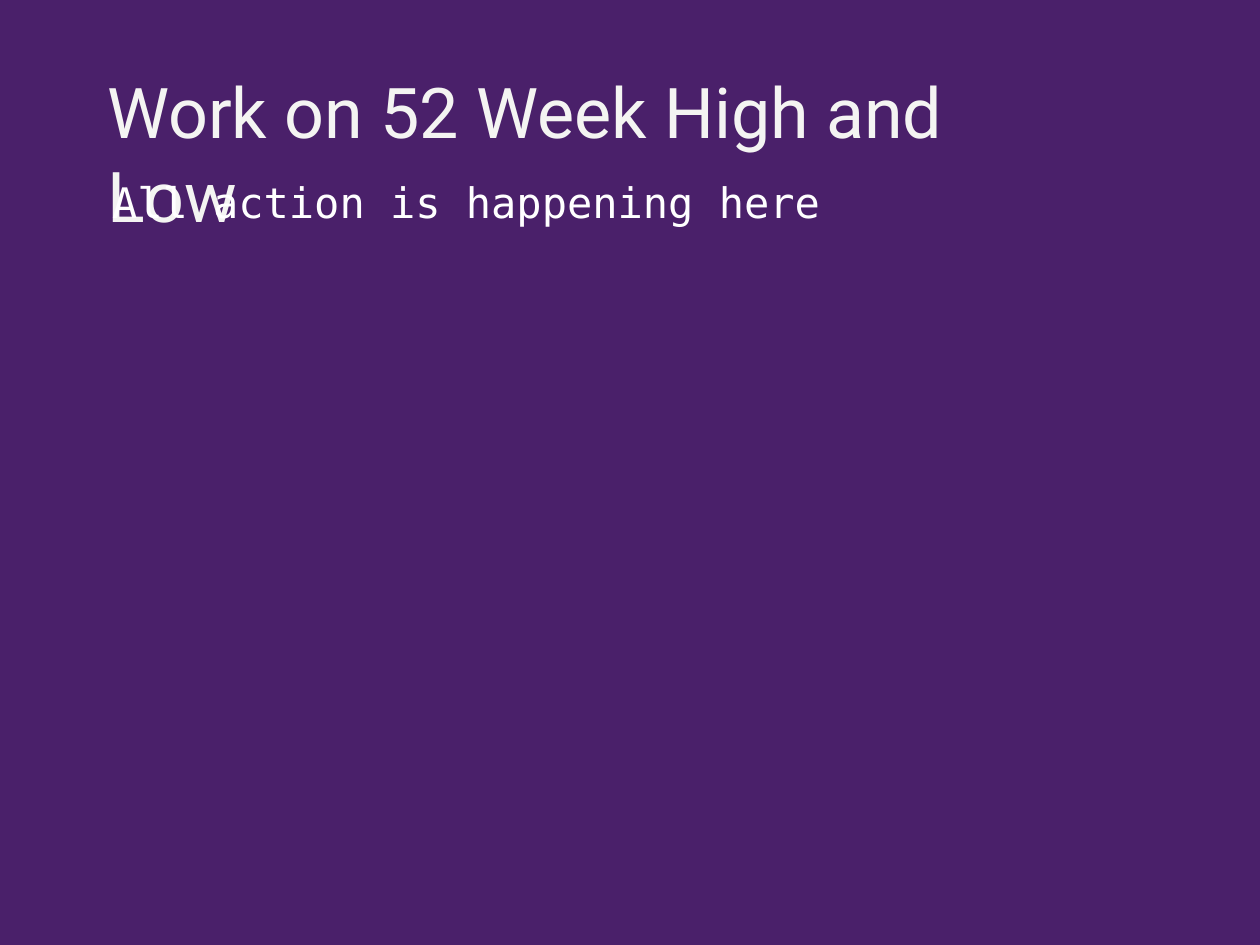
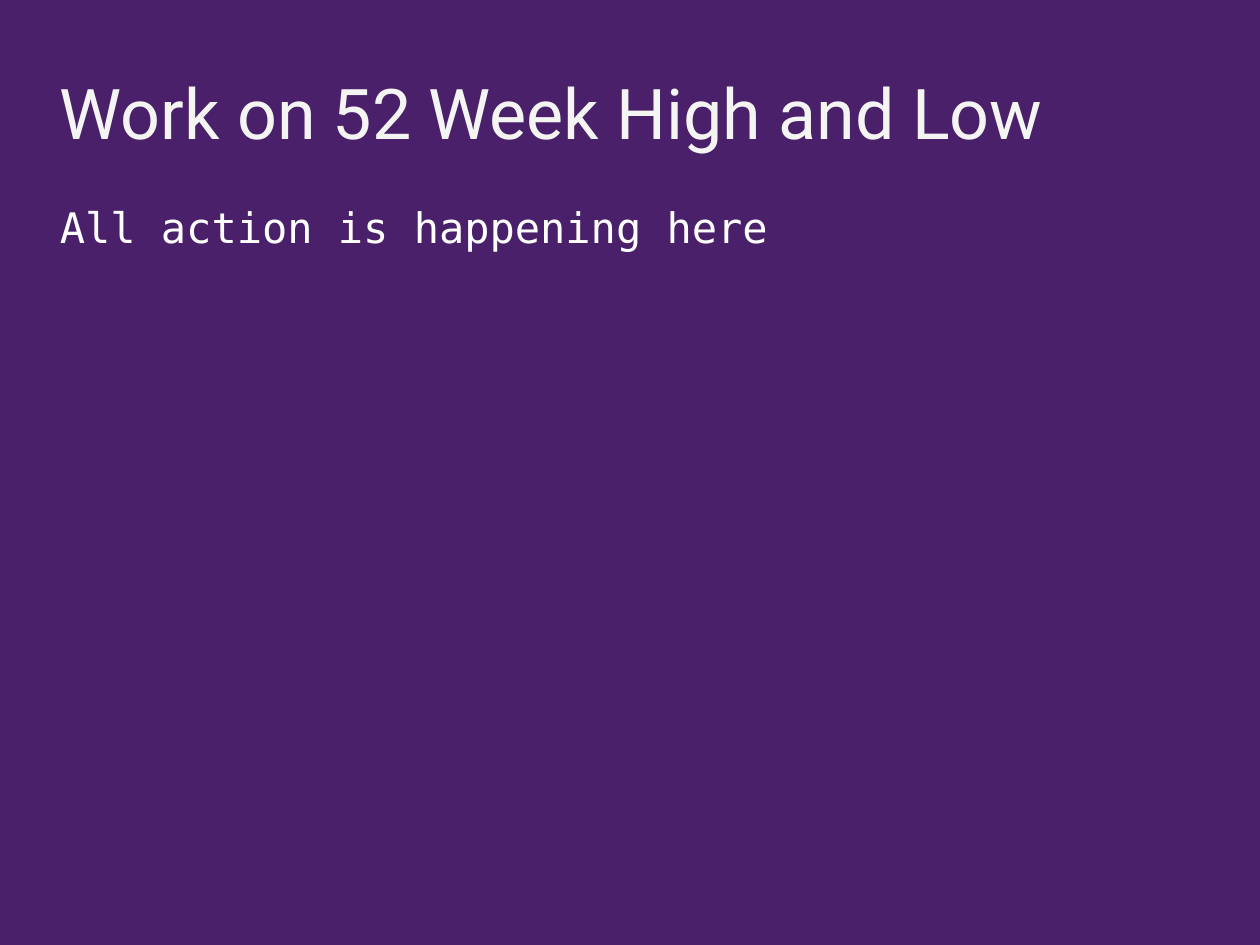
Before and after one commit to shoeb072022/SkeptiBullData, a slide deck: slide 7 of Introductory lecture/Investment Strategies.pptx. Drawn at 1260x945 pixels with LibreOffice and Linux fonts; fonts in the diff are those of the drawing. Boxes give left, top, right and bottom in pixels: in the first picture for what was removed or moved away, otherwise in the second. Text is boxed around its words. In the diff, an @@ line names an element or a change of style, - is before the commit and + after.

```diff
--- a/Introductory lecture/Investment Strategies.pptx
+++ b/Introductory lecture/Investment Strategies.pptx
@@ text "Work on 52 Week High ..." rewrapped from bbox=[107, 85, 942, 223] to bbox=[60, 86, 1042, 154] @@
@@ text "All action is happening here": place and size @@
-text "All action is happening here" at bbox=[112, 183, 820, 227]
+text "All action is happening here" at bbox=[60, 211, 768, 252]
```
Also in this commit, not shown: 5 other slides changed, 1 other file.
